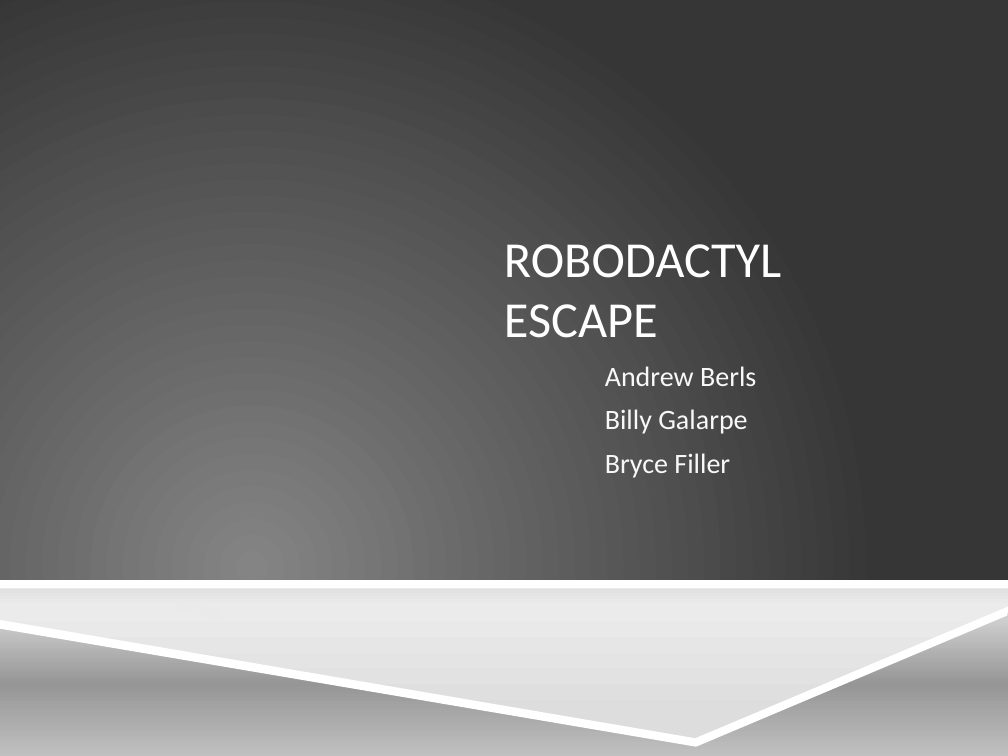
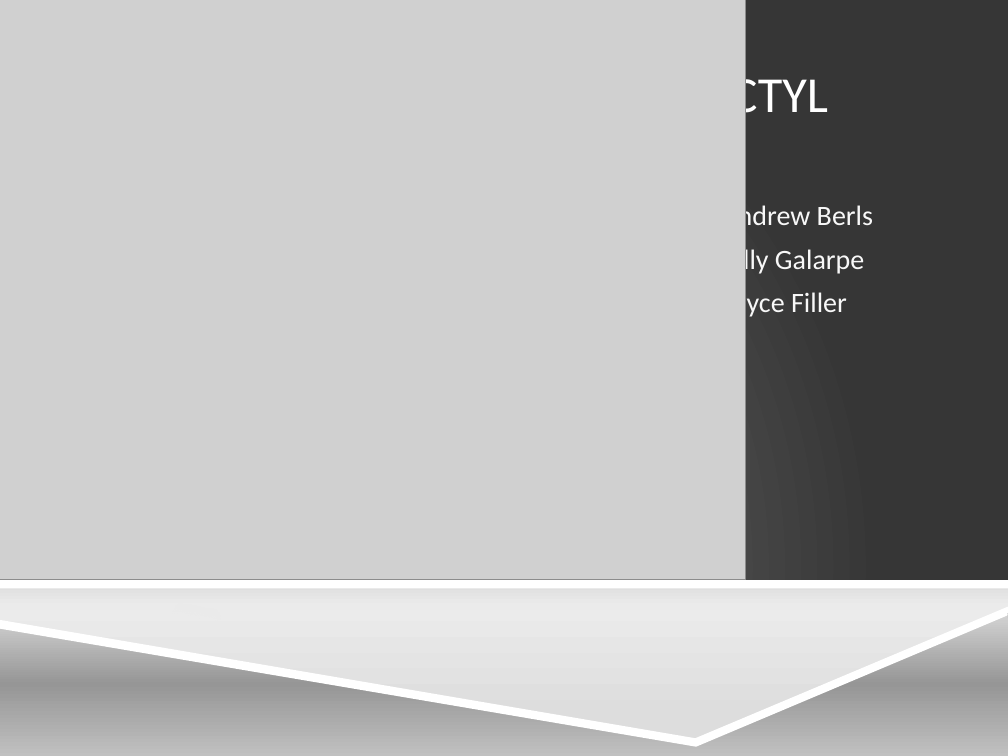
Before and after one commit to andrewberls/Robodactyl, a slide deck: slide 1 of Assignments/Assignment5.pptx. Drawn at 1008x756 pixels with LibreOffice and Linux fonts; fonts in the diff are those of the drawing; grey boxes stand for pictures; background and template pictures are left out. Boxes give left, top, right and bottom in pixels: in the first picture for what was removed or moved away, otherwise in the second. Text is boxed around its words. In the diff, an @@ line names an element or a change of style, - is before the commit and + after.

```diff
--- a/Assignments/Assignment5.pptx
+++ b/Assignments/Assignment5.pptx
@@ picture added at (0,0,745,580) @@
@@ title "ROBODACTYL ESCAPE" rewrapped from (504,244,781,338) to (551,70,828,123) @@
@@ subtitle "Andrew Berls" rewrapped from (605,366,756,478) to (721,202,873,319) @@
```
Also in this commit, not shown: 2 slides added, 1 other file.
